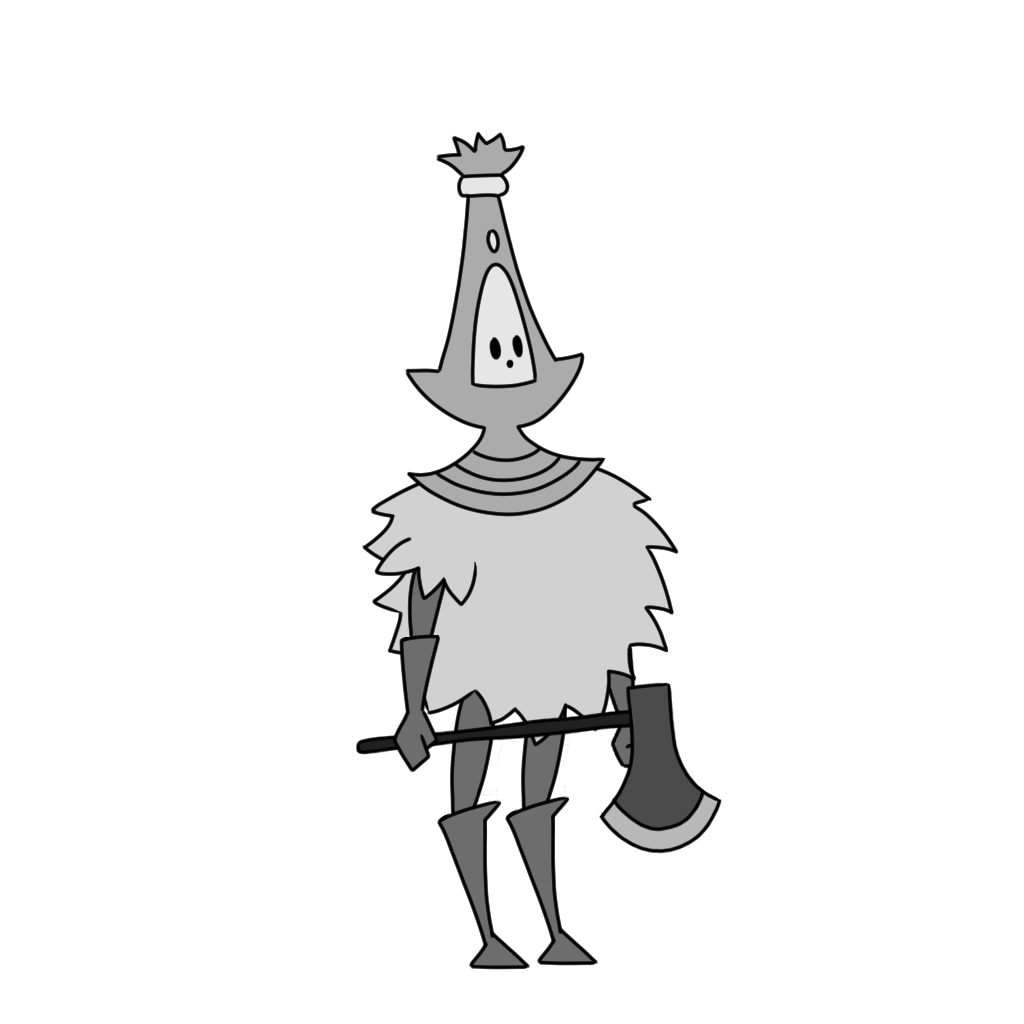
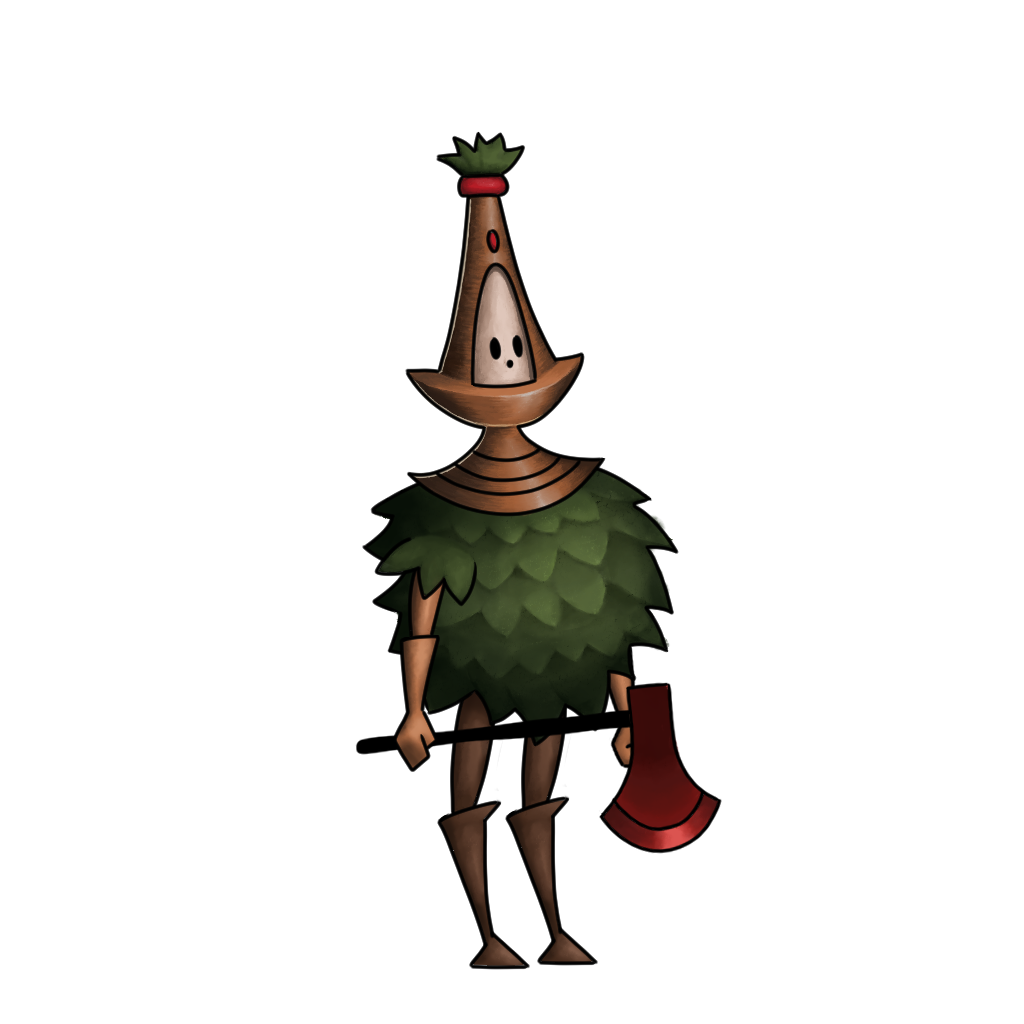
Layer changes from the first (1024, 1024) image to the second:
painted on "head" over [405, 136, 601, 517]
painted on "shoulder" over [377, 532, 476, 604]
painted on "forearm-right" over [396, 637, 437, 769]
painted on "ax Copy" over [357, 684, 718, 850]
painted on "arm-right" over [410, 551, 446, 638]
painted on "body" over [366, 458, 676, 744]
painted on "forearm-left" over [599, 642, 662, 767]
painted on "arm-left" over [592, 555, 625, 644]
moved "leg-left" above "thigh-left", painted on it over [505, 660, 598, 966]
moved "thigh-left" above "leg-right", painted on it over [521, 674, 568, 822]
painted on "leg-right" over [439, 664, 527, 968]
painted on "thigh-right" over [452, 675, 495, 819]
